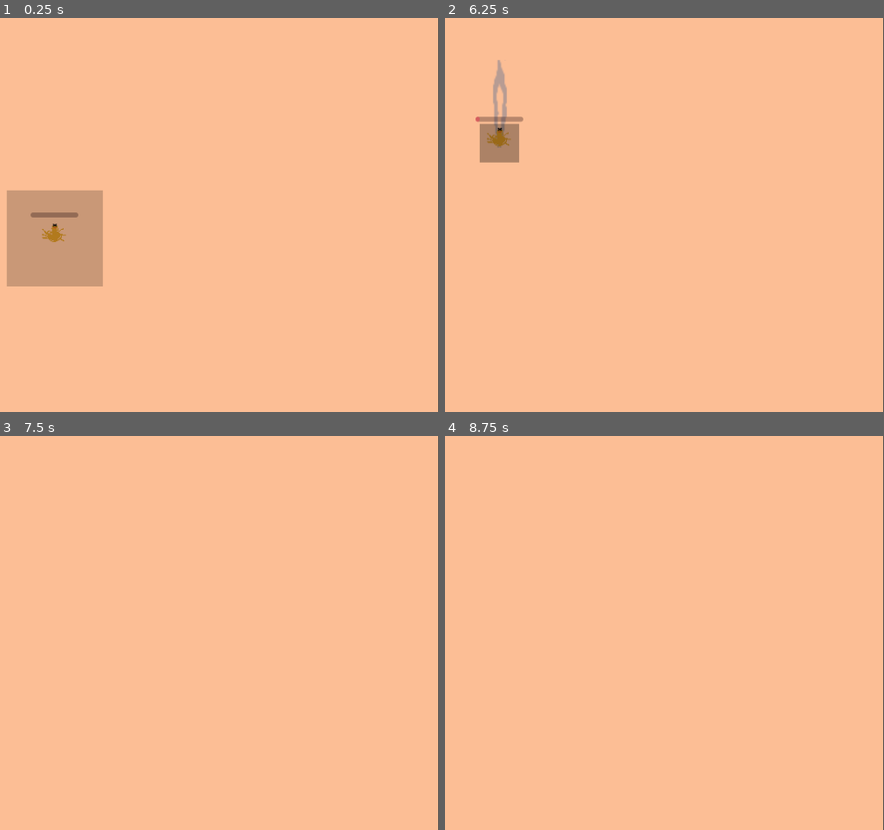
Above: before the commit, frames 1-4 (two rows, left to right).
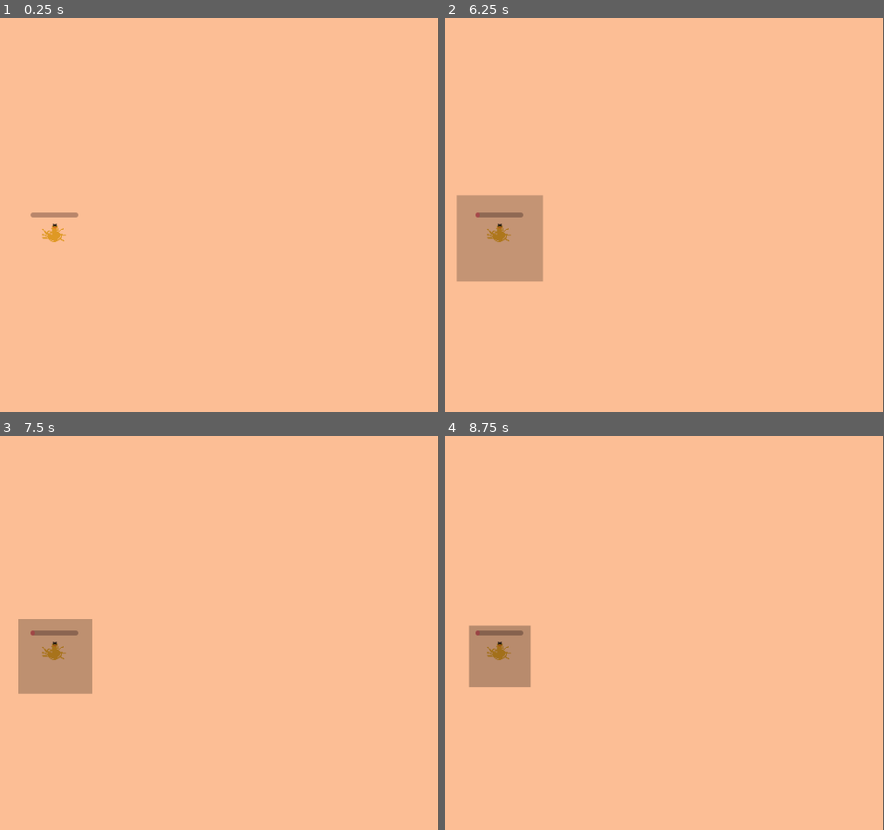
Above: after the commit, the same moments.

Repository: Topech/tick-souls
Game: Godot game, scene res://main.tscn
Same seed, same stepped clock (60 frames per second), same inputs: the game is played once before the commit and once after it.
Inputs:
- Up to frame 1 (0.25 s): no input
- Up to frame 2 (6.25 s): tap Enter at 0.5, 2.75, 5 s; tap Space at 2, 3.5, 5.75 s
- Up to frame 3 (7.5 s): no input
- Up to frame 4 (8.75 s): no input

The runs differ from the first frame. In frame 1, 5.3% of the frame differs, in the area x 1-24%, y 43-69%; in frame 2, 5.7%, in the area x 2-23%, y 10-67%; in frame 3, 3.2%; in frame 4, 2.2%.
Error after the commit: Invalid access to property or key 'devices_detected' on a base object of type 'Nil'. (res://controller_detector.gd:8)

Commit message:
start controller detection

Diff:
--- /dev/null
+++ b/controller_detector.gd
@@ -0,0 +1,11 @@
+class_name ControllerDetector extends Node
+
+
+func _input(event: InputEvent) -> void:
+	print(event.device)
+	print(event.as_text())
+
+	if not event.device in Global.devices_detected:
+		Global.devices_detected.append(event.device)
+
+	print(Global.devices_detected)
--- /dev/null
+++ b/global.gd
@@ -0,0 +1,3 @@
+
+
+var devices_detected: Array[int] = []
--- a/main.gd
+++ b/main.gd
@@ -1,13 +1,18 @@
 extends Node2D
 
-var tweezers_to_free = []
+#var tweezers_to_free = []
+#
+#
+#func _process(delta: float) -> void:
+	#if not tweezers_to_free.is_empty():
+		#for tweezer in tweezers_to_free:
+			#tweezer.free()
+		#tweezers_to_free = []
 
+func _ready() -> void:
+	$TweezerSpawnTimer.wait_time = 5
+	$TweezerSpawnTimer.start()
 
-func _process(delta: float) -> void:
-	if not tweezers_to_free.is_empty():
-		for tweezer in tweezers_to_free:
-			tweezer.free()
-		tweezers_to_free = []
 
 
 func _on_tweezers_tweezed_player(player: Player) -> void:
@@ -15,7 +20,8 @@
 
 
 func _on_tweezers_failed(tweezer: Tweezers) -> void:
-	tweezers_to_free.append(tweezer)
+	#tweezers_to_free.append(tweezer)
+	tweezer.queue_free()
 
 
 func _on_timer_timeout() -> void:
@@ -23,3 +29,5 @@
 	tweezers.target_node = $Player
 	add_child(tweezers)
 	tweezers.failed.connect(_on_tweezers_failed)
+	$TweezerSpawnTimer.wait_time = 10
+	#$TweezerSpawnTimer.start()
--- a/main.tscn
+++ b/main.tscn
@@ -2,7 +2,7 @@
 
 [ext_resource type="Script" uid="uid://c3s7xjasqsoxb" path="res://main.gd" id="1_h2yge"]
 [ext_resource type="PackedScene" uid="uid://bkr5pvw2bknjq" path="res://player/player.tscn" id="1_ig7tw"]
-[ext_resource type="PackedScene" uid="uid://dbl6rol8t55e2" path="res://tweezers/tweezers.tscn" id="2_h2yge"]
+[ext_resource type="Script" uid="uid://bngwc846ablmb" path="res://controller_detector.gd" id="2_h2yge"]
 
 [sub_resource type="CanvasTexture" id="CanvasTexture_ig7tw"]
 
@@ -14,6 +14,9 @@
 
 [node name="Main" type="Node2D"]
 script = ExtResource("1_h2yge")
+
+[node name="ControllerDetector" type="Node" parent="."]
+script = ExtResource("2_h2yge")
 
 [node name="CrapSkinColour" type="TextureRect" parent="."]
 modulate = Color(0.988033, 0.746327, 0.584283, 1)
@@ -43,13 +46,7 @@
 wait_time = 9.95
 autostart = true
 
-[node name="Tweezers" parent="." node_paths=PackedStringArray("target_node") instance=ExtResource("2_h2yge")]
-position = Vector2(207, 213)
-target_node = NodePath("../Player")
-
 [node name="Player" parent="." instance=ExtResource("1_ig7tw")]
 position = Vector2(380, 270)
 
 [connection signal="timeout" from="TweezerSpawnTimer" to="." method="_on_timer_timeout"]
-[connection signal="failed" from="Tweezers" to="." method="_on_tweezers_failed"]
-[connection signal="tweezed_player" from="Tweezers" to="." method="_on_tweezers_tweezed_player"]
--- a/player/roll_event.gd
+++ b/player/roll_event.gd
@@ -3,7 +3,7 @@
 
 func _input(event: InputEvent) -> void:
 	if (
-		 event.is_action_pressed(Enums.action_as_str(Enums.Actions.MOVE_ROLL))
+		event.is_action_pressed(Enums.action_as_str(Enums.Actions.MOVE_ROLL))
 	):
 		trigger()
 	else:
--- a/project.godot
+++ b/project.godot
@@ -14,6 +14,10 @@
 run/main_scene="uid://ll1pmd436rgx"
 config/features=PackedStringArray("4.4", "GL Compatibility")
 config/icon="res://icon.svg"
+
+[autoload]
+
+Global="*res://global.gd"
 
 [display]
 
@@ -64,3 +68,4 @@
 
 renderer/rendering_method="gl_compatibility"
 renderer/rendering_method.mobile="gl_compatibility"
+textures/vram_compression/import_etc2_astc=true
Not shown, added: controller_detector.gd.uid
Not shown, added: global.gd.uid
